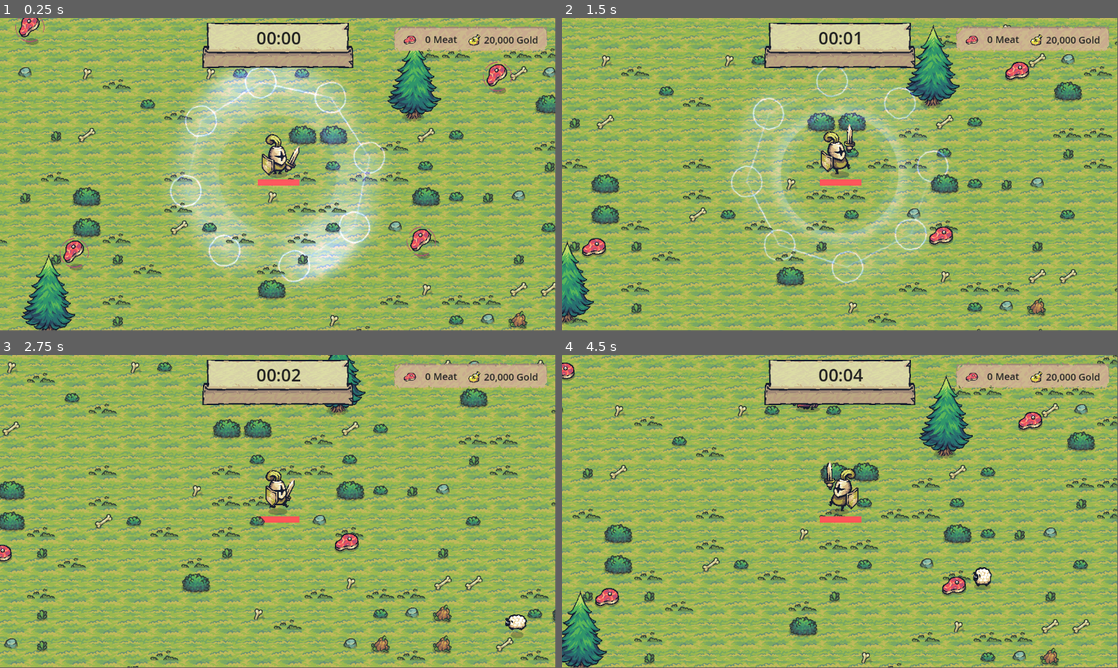
Above: before the commit, frames 1-4 (two rows, left to right).
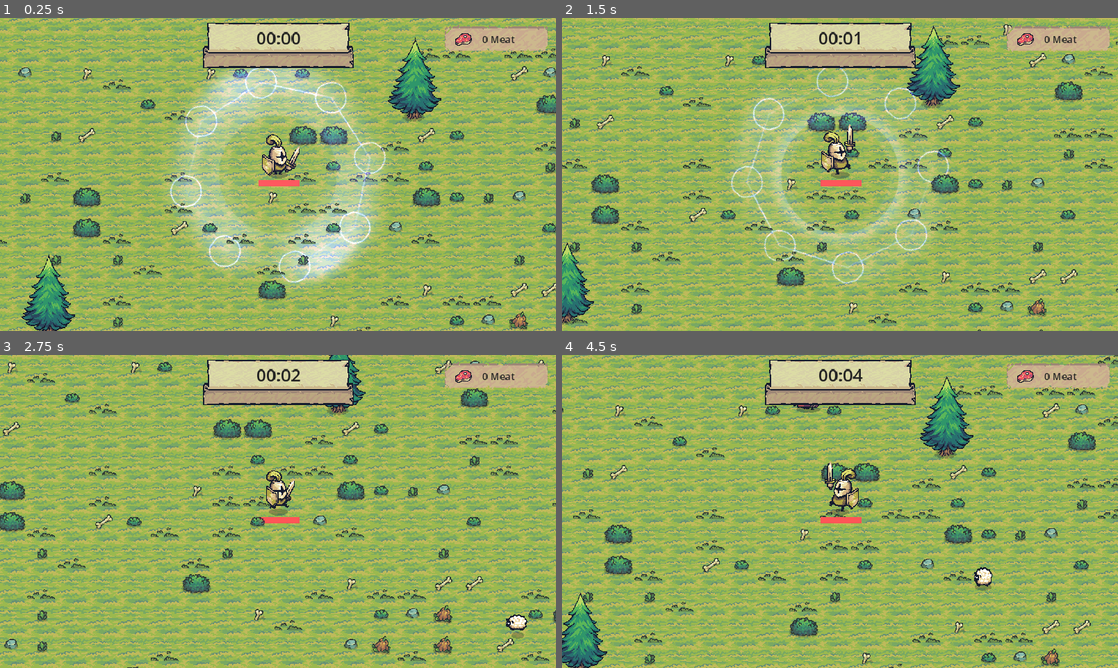
Above: after the commit, the same moments.

Repository: kaiogama18/GodotLab
Game: Godot game, scene res://scenes/main.tscn
Same seed, same stepped clock (60 frames per second), same inputs: the game is played once before the commit and once after it.
Inputs (mouse positions are in pixels of both pictures, inside the frame that each line leads up to):
- Up to frame 1 (0.25 s): no input
- Up to frame 2 (1.5 s): move the mouse to (962, 158) at 0.52 s; hold D (move_right) 0.53-1.28 s; click (962, 158) at 0.6 s; move the mouse to (728, 190) at 1.27 s; hold S (move_down) from 1.28 s (still down); click (728, 190) at 1.35 s
- Up to frame 3 (2.75 s): move the mouse to (333, 442) at 2.02 s; release S (move_down) at 2.03 s; hold D (move_right) from 2.03 s (still down); click (333, 442) at 2.1 s
- Up to frame 4 (4.5 s): move the mouse to (812, 574) at 2.77 s; release D (move_right) at 2.78 s; hold W (move_up) 2.78-3.53 s; click (812, 574) at 2.85 s; move the mouse to (1006, 558) at 3.52 s; hold A (move_left) from 3.53 s (still down); click (1006, 558) at 3.6 s; move the mouse to (673, 464) at 4.27 s; click (673, 464) at 4.35 s
In our replay, the window is 799x449 before the commit and 800x450 after it. These sizes can differ from the game's own. Grey fills any space a smaller window leaves; there, only what the larger window draws over its background counts as a difference.

The runs differ from the first frame. In frame 1, 23% of the frame differs, in the area x 0-100%, y 0-100%; in frame 2, 17%; in frame 3, 22%; in frame 4, 25%.

Commit message:
[add] - build 001

Diff:
--- a/Tiny Leps/project.godot
+++ b/Tiny Leps/project.godot
@@ -18,6 +18,10 @@
 [autoload]
 
 GameManager="*res://game_manager.gd"
+
+[display]
+
+window/stretch/mode="canvas_items"
 
 [input]
 
--- a/Tiny Leps/scenes/main.tscn
+++ b/Tiny Leps/scenes/main.tscn
@@ -1,10 +1,9 @@
-[gd_scene load_steps=52 format=3 uid="uid://301s6tppiox4"]
+[gd_scene load_steps=51 format=3 uid="uid://301s6tppiox4"]
 
 [ext_resource type="PackedScene" uid="uid://cdiek4lw4fq0w" path="res://player/player.tscn" id="1_48hul"]
 [ext_resource type="Script" path="res://scenes/main.gd" id="1_63xl0"]
 [ext_resource type="PackedScene" uid="uid://b2d0awtyo0ju5" path="res://systems/mob_spawner.tscn" id="2_2r4p1"]
 [ext_resource type="PackedScene" uid="uid://cu0wuwrfnfmys" path="res://ui/game_ui.tscn" id="3_ppvtk"]
-[ext_resource type="PackedScene" uid="uid://b63e8tdij843v" path="res://misc/meat.tscn" id="4_dysis"]
 [ext_resource type="Texture2D" uid="uid://ldr7ux3qc4ni" path="res://addons/Tiny Swords/Terrain/Ground/Tilemap_Flat.png" id="5_c7l7u"]
 [ext_resource type="Texture2D" uid="uid://bxcoexwqdg3gh" path="res://addons/Tiny Swords/Deco/01.png" id="6_2nmpf"]
 [ext_resource type="Texture2D" uid="uid://ctmtqqrnqfuxf" path="res://addons/Tiny Swords/Deco/10.png" id="7_n01in"]
@@ -263,20 +262,6 @@
 
 [node name="GameUi" parent="." instance=ExtResource("3_ppvtk")]
 
-[node name="Meat Collection" type="Node" parent="."]
-
-[node name="Meat" parent="Meat Collection" instance=ExtResource("4_dysis")]
-position = Vector2(918, 539)
-
-[node name="Meat2" parent="Meat Collection" instance=ExtResource("4_dysis")]
-position = Vector2(106, 95)
-
-[node name="Meat3" parent="Meat Collection" instance=ExtResource("4_dysis")]
-position = Vector2(198, 563)
-
-[node name="Meat4" parent="Meat Collection" instance=ExtResource("4_dysis")]
-position = Vector2(1076, 197)
-
 [node name="Camera2D" type="Camera2D" parent="."]
 position = Vector2(621, 368)
 
--- a/Tiny Leps/ui/game_ui.gd
+++ b/Tiny Leps/ui/game_ui.gd
@@ -1,7 +1,6 @@
 extends CanvasLayer
 
 @onready var timer_label = %TimerLabel
-@onready var gold_label = %GoldLabel
 @onready var meat_label = %MeatLabel
 
 func _process(delta):
--- a/Tiny Leps/ui/game_ui.tscn
+++ b/Tiny Leps/ui/game_ui.tscn
@@ -1,10 +1,9 @@
-[gd_scene load_steps=13 format=3 uid="uid://cu0wuwrfnfmys"]
+[gd_scene load_steps=12 format=3 uid="uid://cu0wuwrfnfmys"]
 
 [ext_resource type="Texture2D" uid="uid://cmrilchyi055t" path="res://addons/Tiny Swords/UI/Banners/Carved_3Slides.png" id="1_gaob6"]
 [ext_resource type="Script" path="res://ui/game_ui.gd" id="1_mw047"]
 [ext_resource type="Texture2D" uid="uid://0yxmn8byxclj" path="res://addons/Tiny Swords/UI/Banners/Banner_Connection_Down.png" id="2_or01f"]
 [ext_resource type="Texture2D" uid="uid://buma0dkfjx1ho" path="res://addons/Tiny Swords/Resources/Resources/M_Idle_(NoShadow).png" id="4_4iikt"]
-[ext_resource type="Texture2D" uid="uid://c4wgk2qnp07n8" path="res://addons/Tiny Swords/Resources/Resources/G_Idle_(NoShadow).png" id="5_r7sjx"]
 
 [sub_resource type="StyleBoxTexture" id="StyleBoxTexture_ihxie"]
 texture = ExtResource("2_or01f")
@@ -16,7 +15,11 @@
 axis_stretch_vertical = 2
 region_rect = Rect2(32, 48, 128, 144)
 
+[sub_resource type="SystemFont" id="SystemFont_6fdwn"]
+font_names = PackedStringArray("Krona One")
+
 [sub_resource type="LabelSettings" id="LabelSettings_ficqt"]
+font = SubResource("SystemFont_6fdwn")
 font_size = 36
 font_color = Color(0.133196, 0.133196, 0.133196, 1)
 
@@ -34,17 +37,13 @@
 atlas = ExtResource("4_4iikt")
 region = Rect2(40, 56, 56, 40)
 
+[sub_resource type="SystemFont" id="SystemFont_hhxn1"]
+font_names = PackedStringArray("Krona One")
+
 [sub_resource type="LabelSettings" id="LabelSettings_ydyrm"]
+font = SubResource("SystemFont_hhxn1")
 font_size = 20
 font_color = Color(0.144063, 0.144063, 0.144063, 1)
-
-[sub_resource type="AtlasTexture" id="AtlasTexture_ecjfo"]
-atlas = ExtResource("5_r7sjx")
-region = Rect2(48, 48, 48, 48)
-
-[sub_resource type="LabelSettings" id="LabelSettings_gv3hw"]
-font_size = 20
-font_color = Color(0.158472, 0.158472, 0.158472, 1)
 
 [node name="GameUi" type="CanvasLayer"]
 script = ExtResource("1_mw047")
@@ -84,7 +83,7 @@
 anchors_preset = 1
 anchor_left = 1.0
 anchor_right = 1.0
-offset_left = -338.0
+offset_left = -234.0
 offset_top = 14.0
 offset_right = -13.0
 offset_bottom = 72.0
@@ -95,38 +94,18 @@
 
 [node name="TextureRect" type="TextureRect" parent="ResourcesLabel"]
 layout_mode = 1
+anchors_preset = 4
+anchor_top = 0.5
+anchor_bottom = 0.5
 offset_left = 23.0
-offset_top = 21.0
-offset_right = 79.0
-offset_bottom = 61.0
+offset_top = -14.0
+offset_right = 101.0
+offset_bottom = 42.0
+grow_vertical = 2
 scale = Vector2(0.5, 0.5)
 texture = SubResource("AtlasTexture_523yb")
 
 [node name="MeatLabel" type="Label" parent="ResourcesLabel"]
-unique_name_in_owner = true
-layout_mode = 1
-anchors_preset = 4
-anchor_top = 0.5
-anchor_bottom = 0.5
-offset_left = 60.0
-offset_top = -13.0
-offset_right = 138.0
-offset_bottom = 15.0
-grow_vertical = 2
-text = "50 Meat"
-label_settings = SubResource("LabelSettings_ydyrm")
-horizontal_alignment = 1
-
-[node name="TextureRect2" type="TextureRect" parent="ResourcesLabel"]
-layout_mode = 0
-offset_left = 158.0
-offset_top = 19.0
-offset_right = 214.0
-offset_bottom = 67.0
-scale = Vector2(0.5, 0.5)
-texture = SubResource("AtlasTexture_ecjfo")
-
-[node name="GoldLabel" type="Label" parent="ResourcesLabel"]
 unique_name_in_owner = true
 layout_mode = 1
 anchors_preset = 6
@@ -134,12 +113,12 @@
 anchor_top = 0.5
 anchor_right = 1.0
 anchor_bottom = 0.5
-offset_left = -135.0
-offset_top = -12.0
-offset_right = -22.0
-offset_bottom = 16.0
+offset_left = -145.0
+offset_top = -18.0
+offset_right = 15.0
+offset_bottom = 20.0
 grow_horizontal = 0
 grow_vertical = 2
-text = "20,000 Gold"
-label_settings = SubResource("LabelSettings_gv3hw")
-horizontal_alignment = 1
+text = "50 Meat"
+label_settings = SubResource("LabelSettings_ydyrm")
+vertical_alignment = 1
